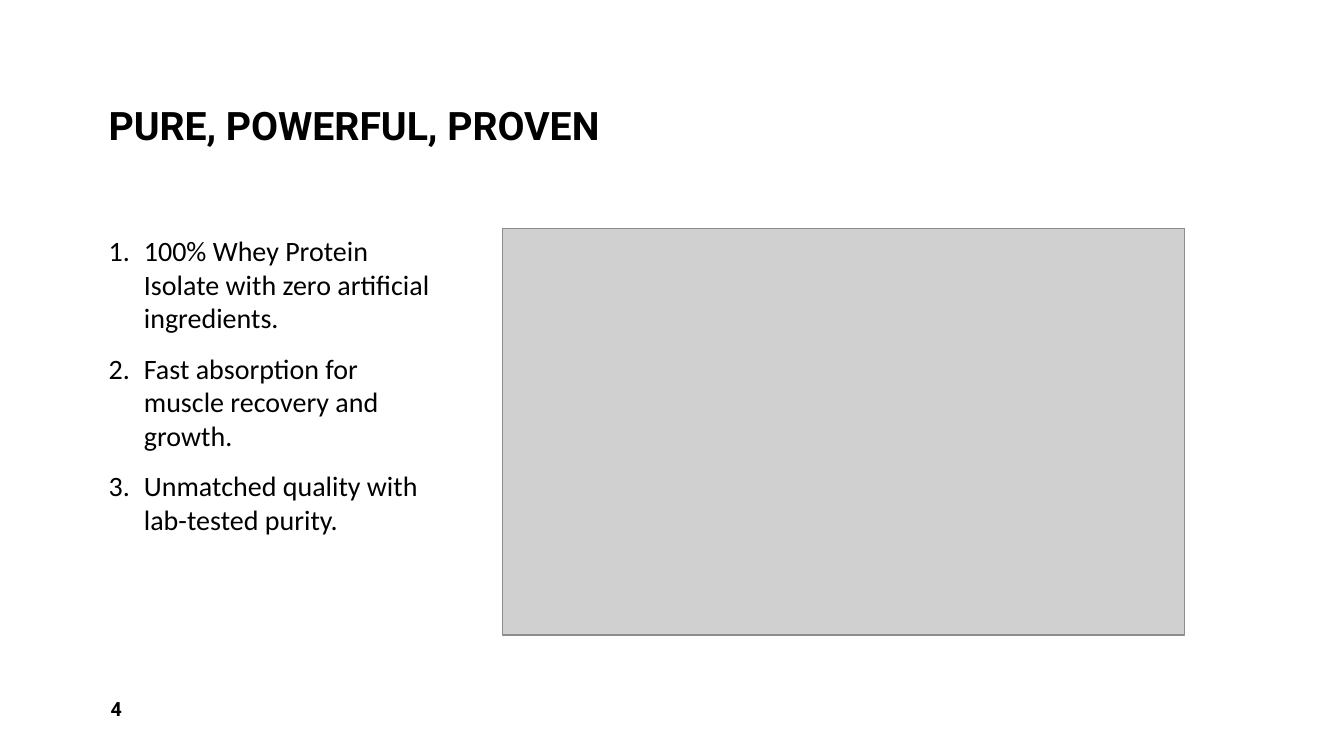
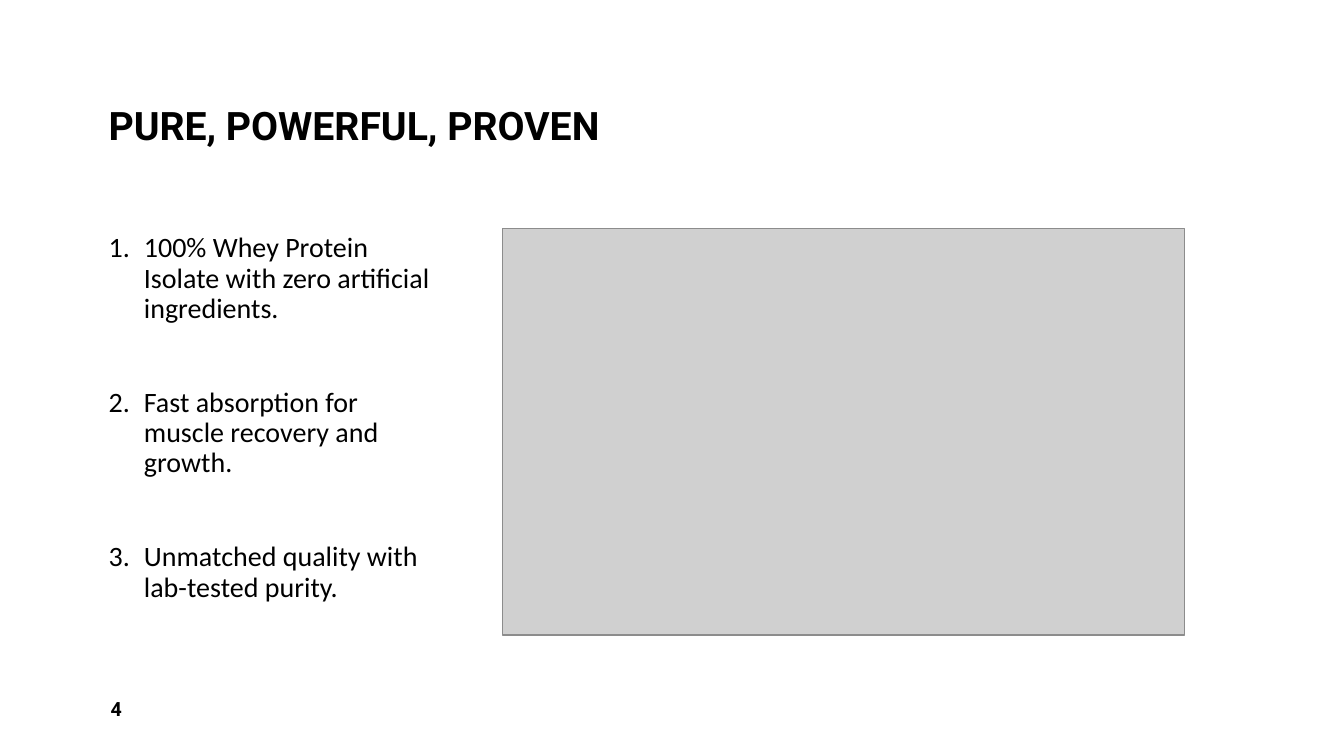
Before and after one commit to ADP-24/Capstone_1, a slide deck: slide 4 of Provita_Powerpoint.pptx. Drawn at 1344x756 pixels with LibreOffice and Linux fonts; fonts in the diff are those of the drawing; grey boxes stand for pictures. Boxes give left, top, right and bottom in pixels: in the first picture for what was removed or moved away, otherwise in the second. Text is boxed around its words. In the diff, an @@ line names an element or a change of style, - is before the commit and + after.

```diff
--- a/Provita_Powerpoint.pptx
+++ b/Provita_Powerpoint.pptx
@@ text "100% Whey Protein Isolate with ..." at [144, 237, 429, 602]: line spacing 1 to 0.9 @@
```
Also in this commit, not shown: 2 other slides changed, 2 other files.
